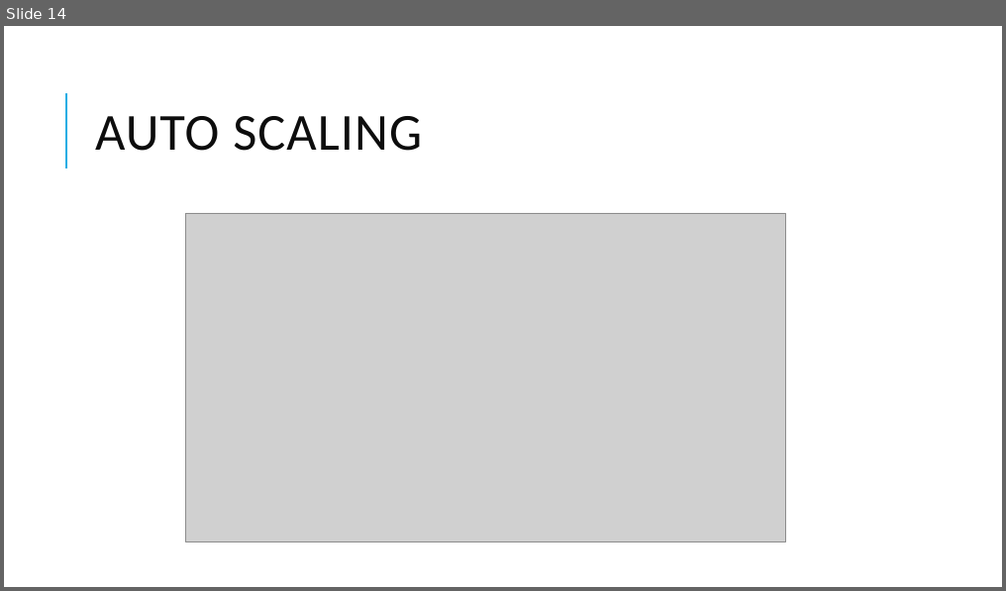
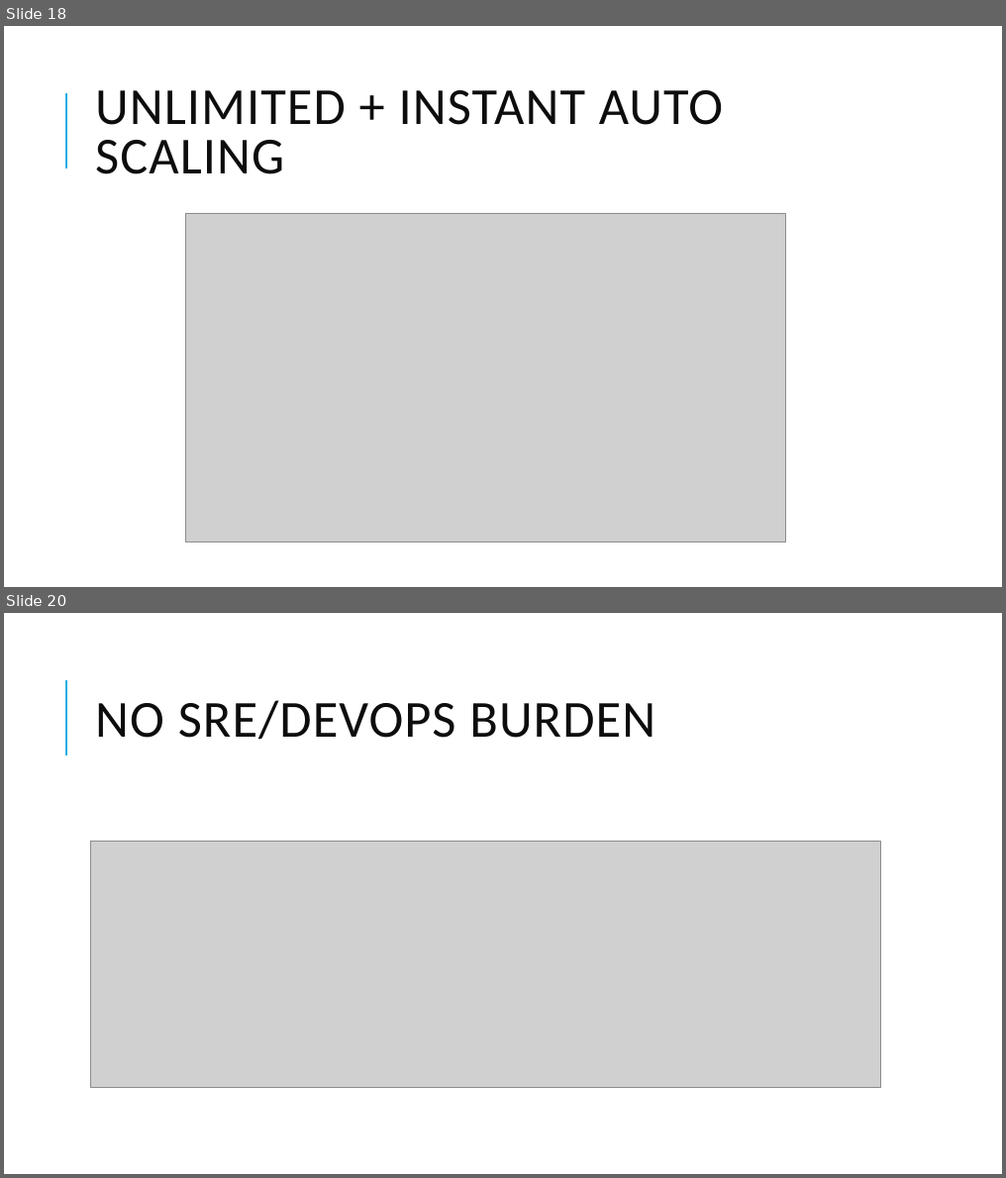
Before and after one commit to dinesarun/common, a slide deck: sessions/ChennaiAzureUserGroup/Snowflake_DW/Snowflake data warehouse.pptx. Shown one above the other, each under a label of ours: slide 14 before the commit, slides 18 and 20 after it; the slides between them are not shown. The pictures are 1006x591 and 1006x1178 pixels, drawn with LibreOffice and Linux fonts; fonts in the diff are those of the drawing; grey boxes stand for pictures. Boxes give left, top, right and bottom in pixels: in the first picture for what was removed or moved away, otherwise in the second. Text is boxed around its words. In the diff, an @@ line names an element or a change of style, - is before the commit and + after.

```diff
--- a/sessions/ChennaiAzureUserGroup/Snowflake_DW/Snowflake data warehouse.pptx
+++ b/sessions/ChennaiAzureUserGroup/Snowflake_DW/Snowflake data warehouse.pptx
@@ slide 20 added at (4,613,1002,1174), background #FFFFFF; not listed: 1 template element that a slide beside it also shows @@
@@ title added at (95,700,655,740), 50 pt, text #0D0D0D @@
+NO SRE/DEVOPS BURDEN
@@ picture added at (90,842,880,1087) @@
@@ what was slide 14 is now slide 18 @@
@@ slide 18 changed as well @@
@@ title at (95,90,723,174): text changed @@
-AUTO SCALING
+UNLIMITED + INSTANT AUTO SCALING
```
Also in this commit, not shown: 8 other slides changed, 9 other slides added, 2 slides removed.
